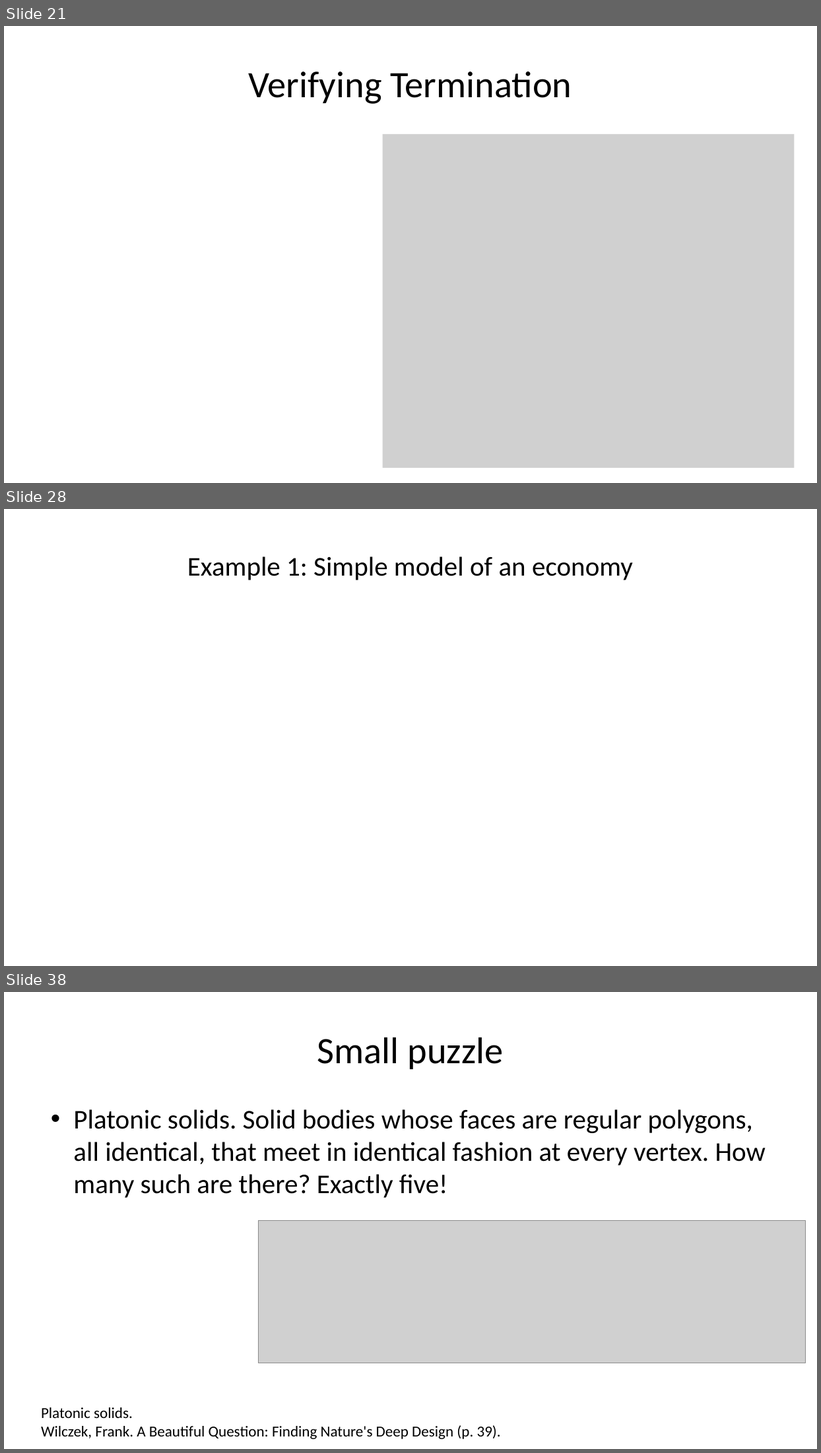
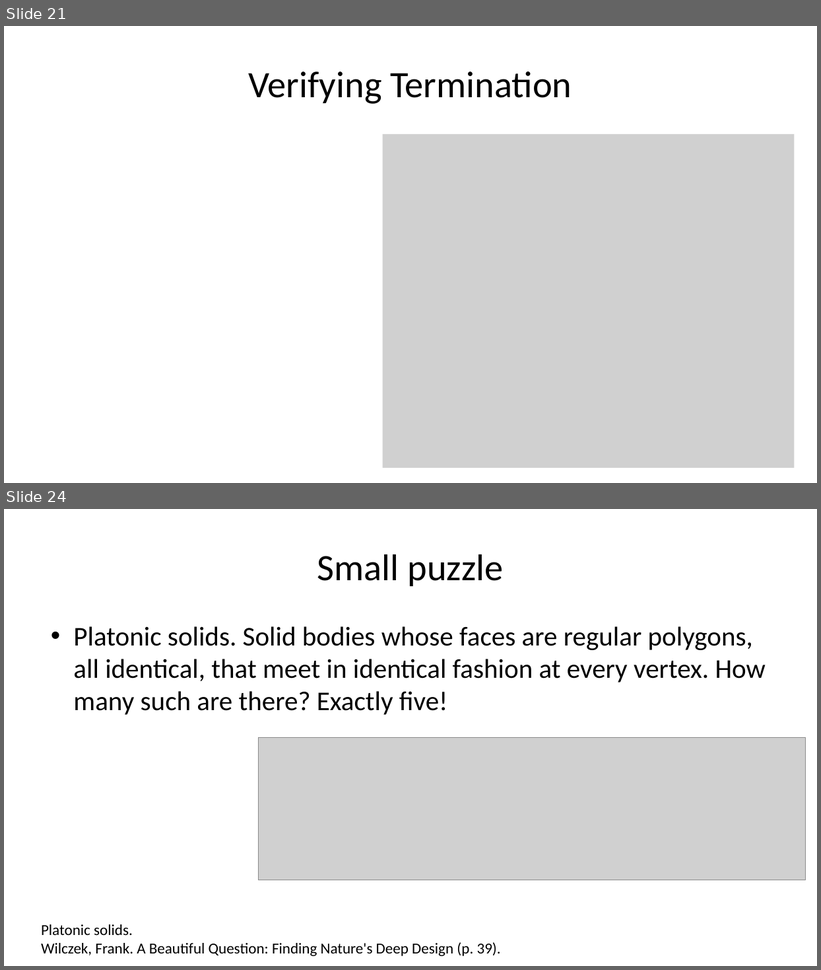
Before and after one commit to sayanmitracode/cpsbooksite, a slide deck: Slides/2025/L11_Stability.pptx. Shown one above the other, each under a label of ours: slides 21, 28 and 38 before the commit, slides 21 and 24 after it; the slides between them are not shown. The pictures are 821x1453 and 821x970 pixels, drawn with LibreOffice and Linux fonts; fonts in the diff are those of the drawing; grey boxes stand for pictures. Boxes give left, top, right and bottom in pixels: in the first picture for what was removed or moved away, otherwise in the second. Text is boxed around its words. In the diff, an @@ line names an element or a change of style, - is before the commit and + after.

```diff
--- a/Slides/2025/L11_Stability.pptx
+++ b/Slides/2025/L11_Stability.pptx
@@ slide 28 removed at box(4, 509, 817, 966), background #FFFFFF @@
@@ title removed at box(187, 557, 633, 580) @@
-Example 1: Simple model of an economy
@@ what was slide 38 is now slide 24 @@
```
Also in this commit, not shown: 2 slides changed, 13 other slides removed, 3 other files.
